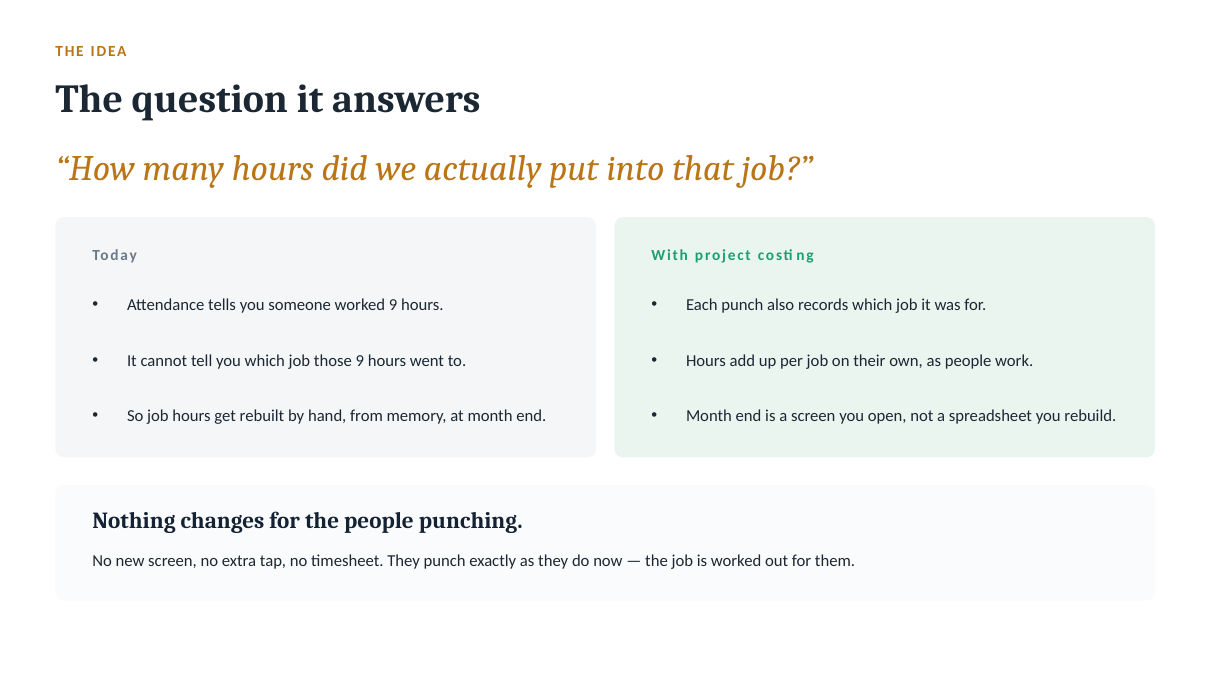
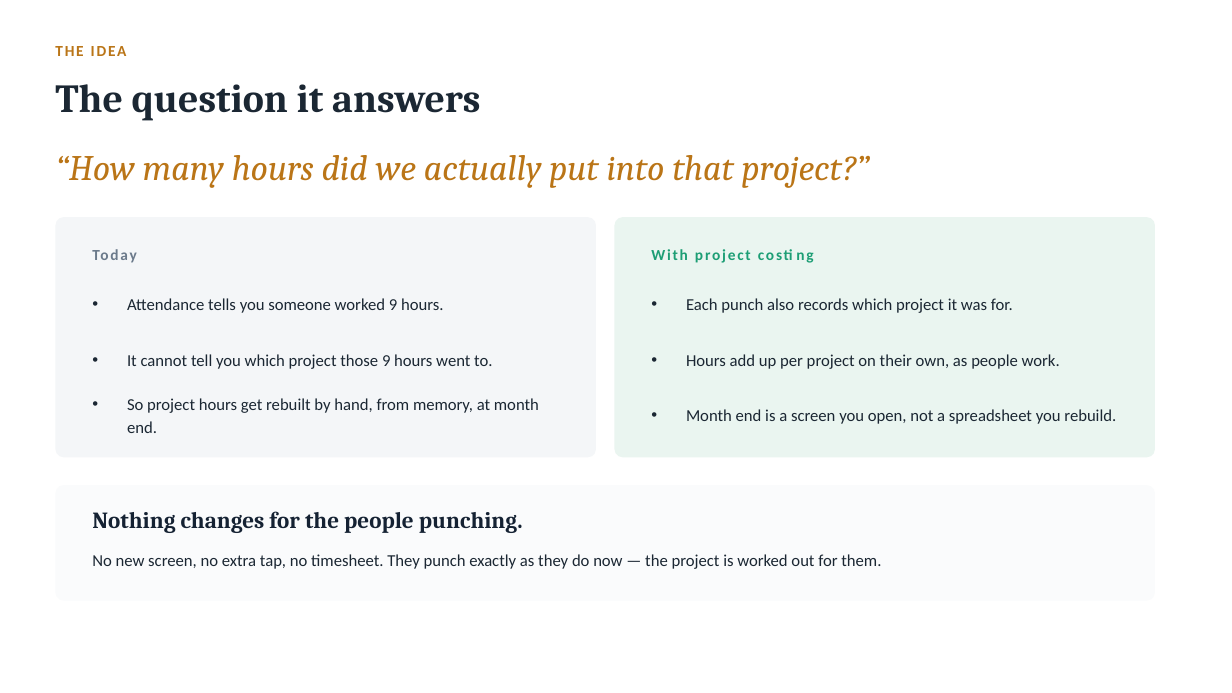
Before and after one commit to iammuniraa-wq/bpmsquare-app, a slide deck: slide 2 of docs/BPMSquare_WFM_Project_Costing.pptx. Drawn at 1232x693 pixels with LibreOffice and Linux fonts; fonts in the diff are those of the drawing. Boxes give left, top, right and bottom in pixels: in the first picture for what was removed or moved away, otherwise in the second. Text is boxed around its words. In the diff, an @@ line names an element or a change of style, - is before the commit and + after.

```diff
--- a/docs/BPMSquare_WFM_Project_Costing.pptx
+++ b/docs/BPMSquare_WFM_Project_Costing.pptx
@@ text at box(55, 155, 870, 188): text changed @@
-“How many hours did we actually put into that job?”
+“How many hours did we actually put into that project?”
@@ text at box(686, 298, 1013, 313): text changed @@
-• Each punch also records which job it was for.
+• Each punch also records which project it was for.
@@ text at box(127, 354, 492, 369): text changed @@
-• It cannot tell you which job those 9 hours went to.
+• It cannot tell you which project those 9 hours went to.
@@ text at box(686, 354, 1060, 369): text changed @@
-• Hours add up per job on their own, as people work.
+• Hours add up per project on their own, as people work.
@@ text at box(127, 398, 539, 433): text changed @@
-• So job hours get rebuilt by hand, from memory, at month end.
+• So project hours get rebuilt by hand, from memory, at month end.
@@ text at box(92, 554, 881, 569): text changed @@
-No new screen, no extra tap, no timesheet. They punch exactly as they do now — the job is worked out for them.
+No new screen, no extra tap, no timesheet. They punch exactly as they do now — the project is worked out for them.
```
Also in this commit, not shown: 10 other slides changed, 3 slides added, 2 slides removed.
